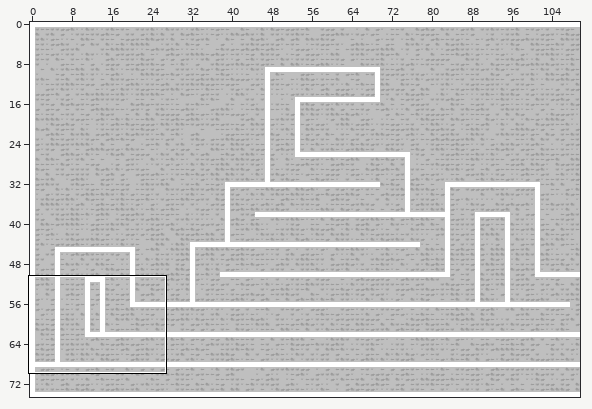
Two versions of a level (Tiled map, android/assets/FunMountain.tmx). The first picture is a wide view before the edit; the outline marks the close-up.
Close-up. Old version:
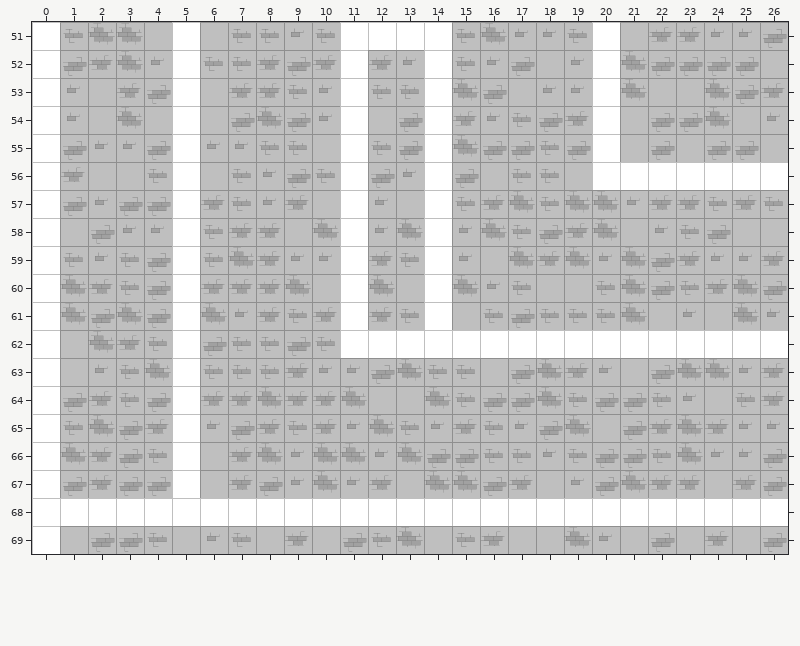
Cells are 64x64 px. Shown: x 0..26, y 51..69. The commit also changed other parts of the map, which this record leaves out.
Once edited:
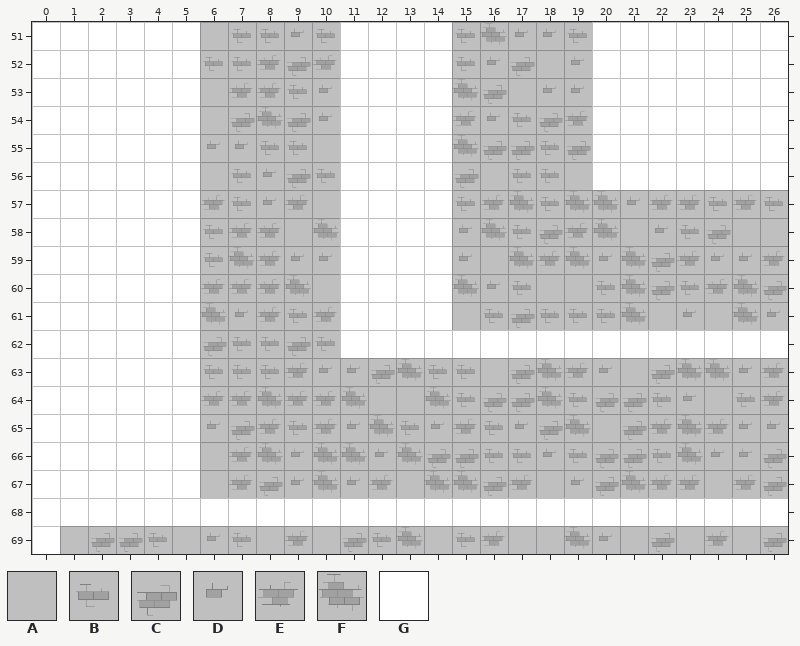
Key: from "Tiles": A 6, B 7, C 8, D 9, E 10, F 11, G 12.
_ is an empty cell.
Difference:
{"where": "layer \"Light\""}
{"y":51,"x":1,"old":"BFFA","new":"GGGG"}
{"y":51,"x":21,"old":"AEEDDC","new":"GGGGGG"}
{"y":52,"x":1,"old":"CEFD","new":"GGGG"}
{"y":52,"x":12,"old":"ED","new":"GG"}
{"y":52,"x":21,"old":"FCCCCA","new":"GGGGGG"}
{"y":53,"x":1,"old":"DAEC","new":"GGGG"}
{"y":53,"x":12,"old":"BB","new":"GG"}
{"y":53,"x":21,"old":"FAAFCE","new":"GGGGGG"}
{"y":54,"x":1,"old":"DAFA","new":"GGGG"}
{"y":54,"x":12,"old":"AC","new":"GG"}
{"y":54,"x":21,"old":"ACCFAD","new":"GGGGGG"}
{"y":55,"x":1,"old":"CDDC","new":"GGGG"}
{"y":55,"x":12,"old":"BC","new":"GG"}
{"y":55,"x":21,"old":"ACACCA","new":"GGGGGG"}
{"y":56,"x":1,"old":"EAAB","new":"GGGG"}
{"y":56,"x":12,"old":"CD","new":"GG"}
{"y":57,"x":1,"old":"CDCC","new":"GGGG"}
{"y":57,"x":12,"old":"DA","new":"GG"}
{"y":58,"x":1,"old":"ACDD","new":"GGGG"}
{"y":58,"x":12,"old":"DF","new":"GG"}
{"y":59,"x":1,"old":"BDBC","new":"GGGG"}
{"y":59,"x":12,"old":"EB","new":"GG"}
{"y":60,"x":1,"old":"FEBC","new":"GGGG"}
{"y":60,"x":12,"old":"FA","new":"GG"}
{"y":61,"x":1,"old":"FCFC","new":"GGGG"}
{"y":61,"x":12,"old":"EB","new":"GG"}
{"y":62,"x":1,"old":"AFEB","new":"GGGG"}
{"y":63,"x":1,"old":"ADBF","new":"GGGG"}
{"y":64,"x":1,"old":"CEBC","new":"GGGG"}
{"y":65,"x":1,"old":"BFCE","new":"GGGG"}
{"y":66,"x":1,"old":"FECB","new":"GGGG"}
{"y":67,"x":1,"old":"CECC","new":"GGGG"}
{"label":"changed","picture_box":[60,22,172,498]}
{"label":"changed","picture_box":[620,22,788,162]}
{"label":"changed","picture_box":[368,50,424,330]}
